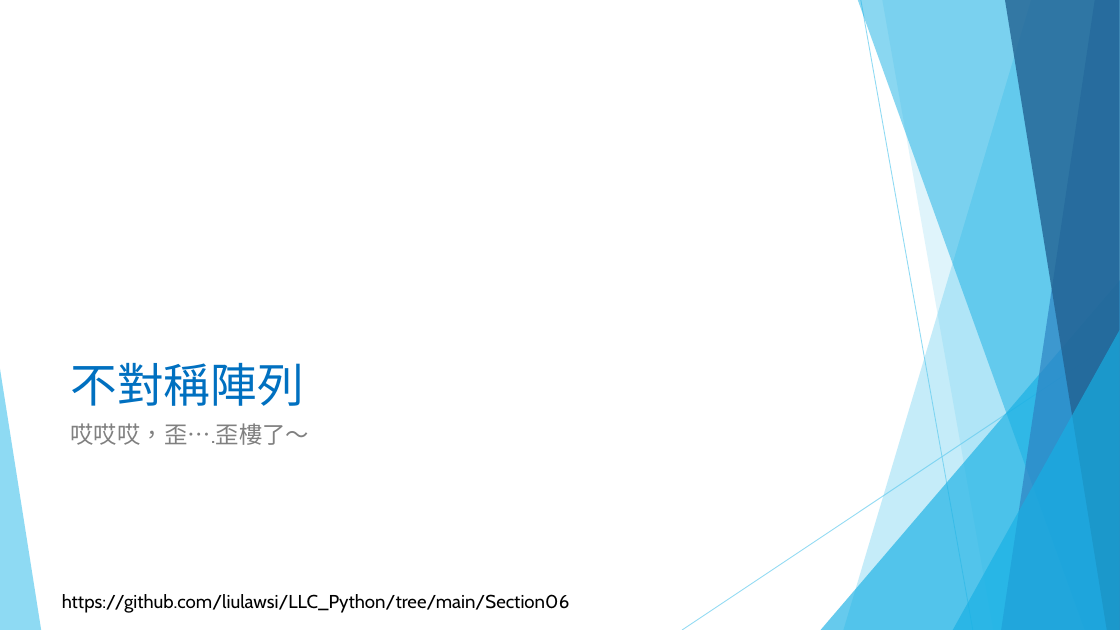
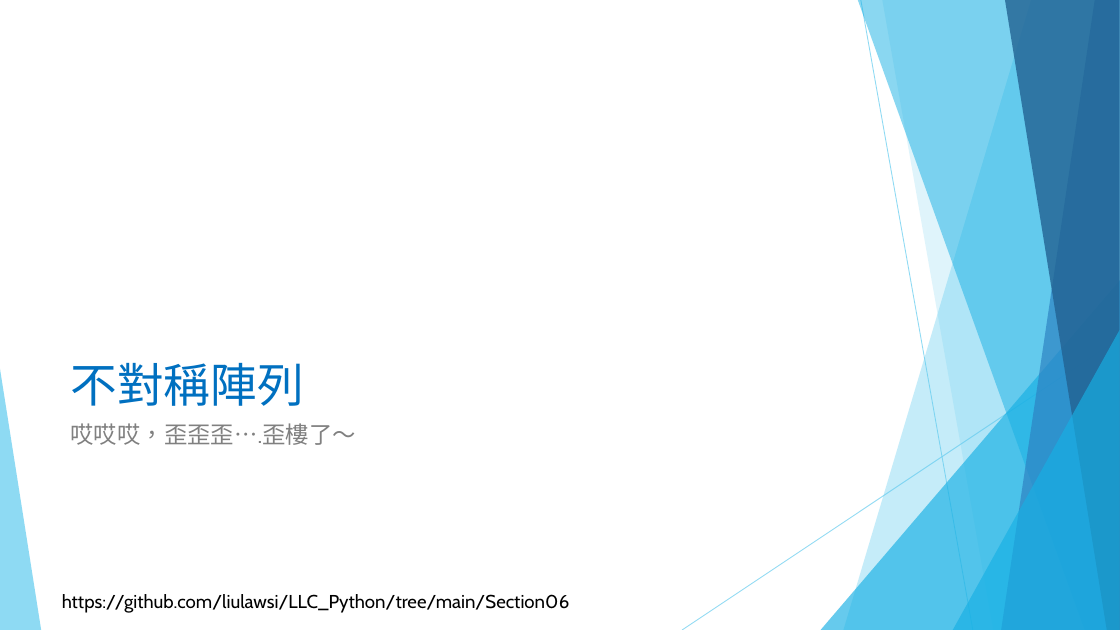
Before and after one commit to liulawsi/My_PPTs, a slide deck: slide 34 of LCC/Python/06_串列(List)一定要認識.pptx (slide 35 before the commit). Drawn at 1120x630 pixels with LibreOffice and Linux fonts; fonts in the diff are those of the drawing; background and template pictures are left out. Boxes give left, top, right and bottom in pixels: in the first picture for what was removed or moved away, otherwise in the second. Text is boxed around its words. In the diff, an @@ line names an element or a change of style, - is before the commit and + after.

```diff
--- a/LCC/Python/06_串列(List)一定要認識.pptx
+++ b/LCC/Python/06_串列(List)一定要認識.pptx
@@ text at (71,423,356,445): text changed @@
-哎哎哎，歪….歪樓了～
+哎哎哎，歪歪歪….歪樓了～
```
Also in this commit, not shown: 8 other slides changed, 5 slides added, 4 slides removed, 2 other files.
